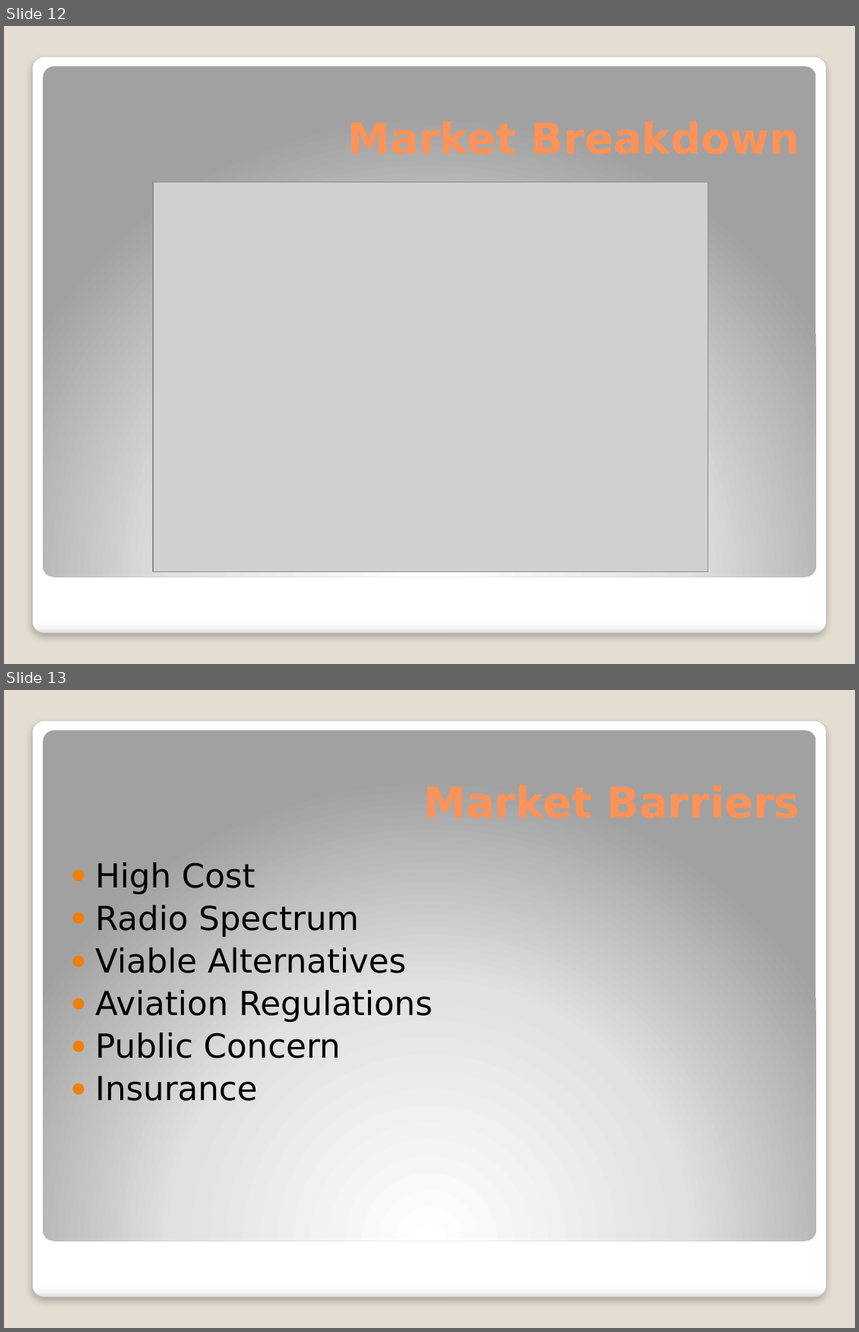
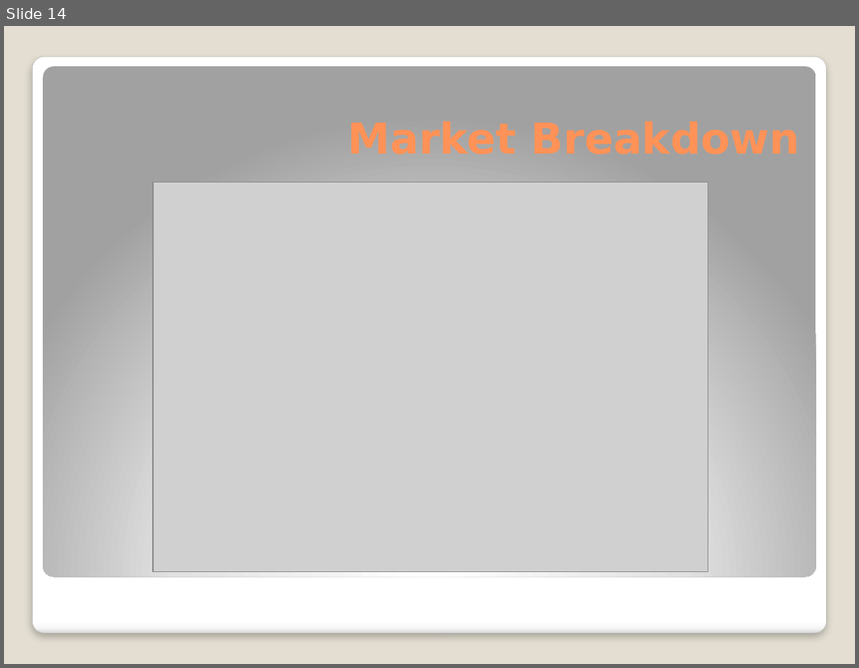
Before and after one commit to proftom/QuadCopter, a slide deck: presentation.pptx. Shown one above the other, each under a label of ours: slides 12 and 13 before the commit, slide 14 after it. The pictures are 859x1332 and 859x668 pixels, drawn with LibreOffice and Linux fonts; fonts in the diff are those of the drawing; grey boxes stand for pictures. Boxes give left, top, right and bottom in pixels: in the first picture for what was removed or moved away, otherwise in the second. Text is boxed around its words. In the diff, an @@ line names an element or a change of style, - is before the commit and + after.

```diff
--- a/presentation.pptx
+++ b/presentation.pptx
@@ slide 13 removed at <box>4,690,855,1328</box>, background #E3DED1; not listed: 2 template elements that a slide beside it also shows @@
@@ text removed at <box>95,863,433,1101</box> @@
-● High Cost
-● Radio Spectrum
-● Viable Alternatives
-● Aviation Regulations
-● Public Concern
-● Insurance
@@ what was slide 12 is now slide 14 @@
```
Also in this commit, not shown: 5 slides changed, 1 slide added.
